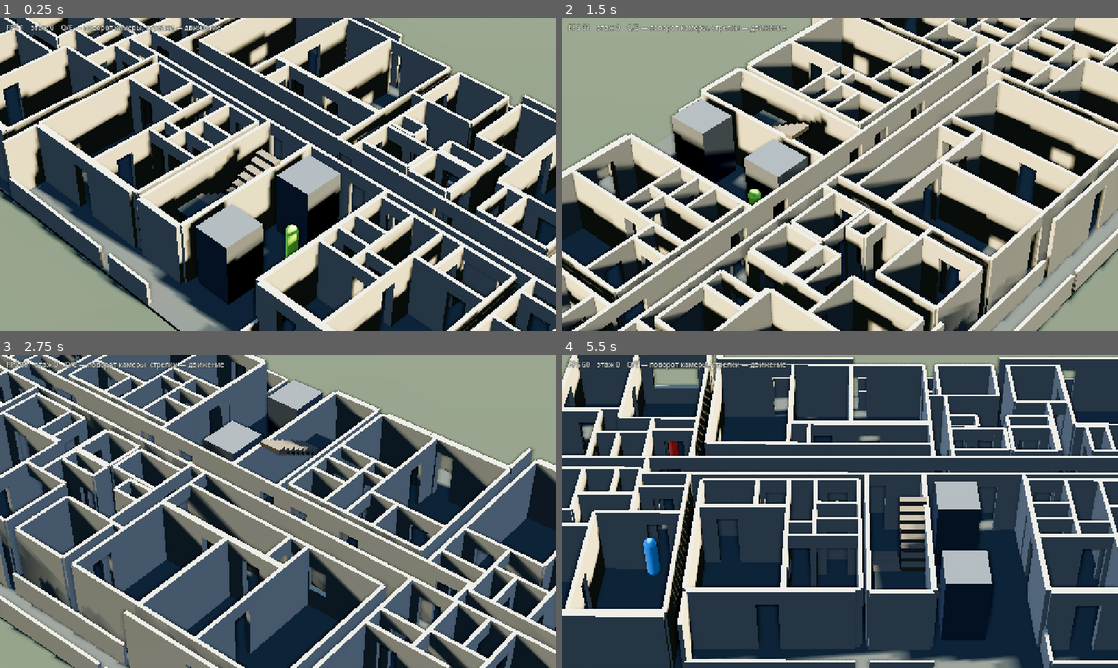
Above: before the commit, frames 1-4 (two rows, left to right).
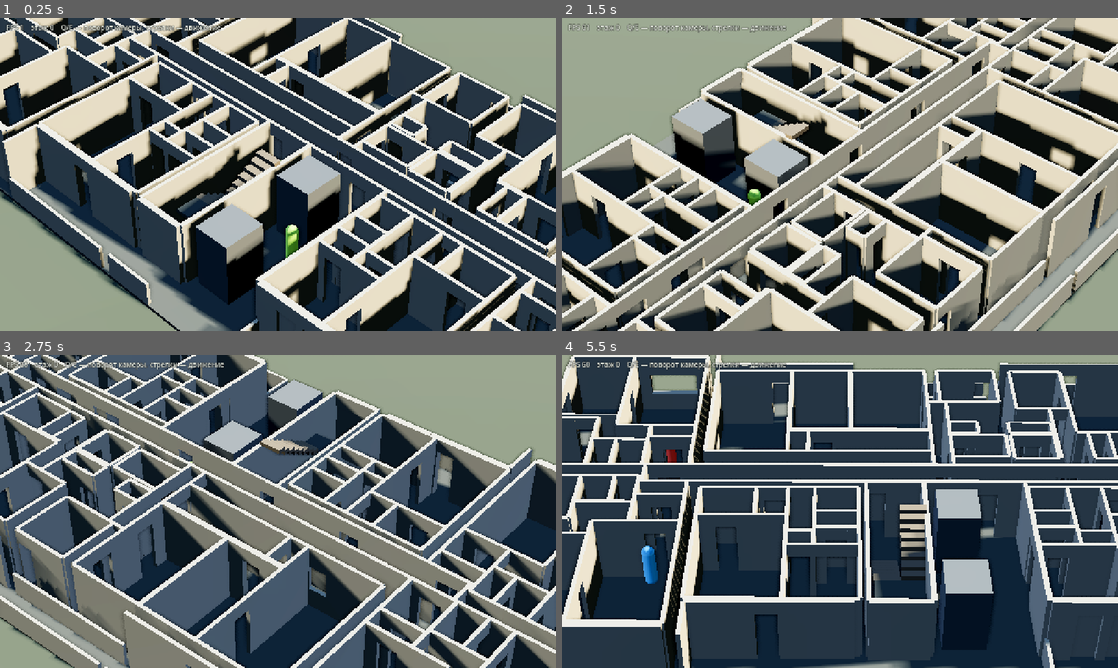
Above: after the commit, the same moments.

Repository: SashkoSoft/Godot_skilled
Game: Godot game, scene res://main.tscn
The game is run twice, just before and just after one commit, with the same random seed, the same clock (stepped at 60 frames per second) and the same inputs.
Inputs:
- Up to frame 1 (0.25 s): no input
- Up to frame 2 (1.5 s): hold Right (ui_right) 0.53-1.28 s; hold Q 0.53-1.28 s; hold Down (ui_down) from 1.28 s (still down); tap E at 1.35 s
- Up to frame 3 (2.75 s): release Down (ui_down) at 2.03 s; hold Right (ui_right) from 2.03 s (still down); hold Q from 2.03 s (still down)
- Up to frame 4 (5.5 s): release Right (ui_right) at 2.78 s; release Q at 2.78 s; hold Up (ui_up) 2.78-3.53 s; tap E at 2.85, 4.35 s; hold Q 3.53-4.28 s; hold Left (ui_left) 3.53-5.03 s; hold Down (ui_down) from 5.03 s (still down); hold Q from 5.03 s (still down)

The runs differ from the first frame. In frame 1, 1.9% of the frame differs, in the area x 33-98%, y 10-100%; in frame 2, 2.0%; in frame 3, 1.0%; in frame 4, 28%, in the area x 0-100%, y 0-100%.

Commit message:
Планы квартир как второй источник чтения проёмов + две ошибки правил
С сайта БТИ доложены планы отдельных квартир (58-74 px/м против 24 на
поэтажном). tools/build_plan.py теперь читает по нескольким источникам:
где план квартиры покрывает участок стены — читаем по нему, иначе по общему.
Стен со снятыми проёмами 239 из 259 против 234.

Две настоящие ошибки, которые это вскрыло:
- с чертежа читалась «дверь» из санузла кв 44 прямо в общий коридор, 58 см.
  Из-за неё автоматика считала, что вход у квартиры есть, и настоящую дверь
  не резала. Теперь из мест общего пользования можно войти только в прихожую;
- отсев лишних проёмов проверял лишь общую проходимость и выбрасывал дверь,
  без которой квартира оставалась без входа. Теперь он смотрит и по квартирам.

Проверки: помещений 76, без двери 0, недостижимо 0, квартир с проблемами
0 из 8, обход ботами 152 из 152, игрок проходит лестницу.

Diff:
--- a/game/main.gd
+++ b/game/main.gd
@@ -427,7 +427,9 @@
 		await get_tree().process_frame
 		_build_tower()
 		var bad: Array = await _reach_bad()
-		if bad.is_empty():
+		# Проём лишний, только если без него и дом проходим, И каждая квартира
+		# по-прежнему доступна изнутри: общая проходимость этого не ловит.
+		if bad.is_empty() and _flats_bad() == 0:
 			dropped += 1
 		else:
 			Tower.extra_doors[k] = saved
@@ -569,6 +571,38 @@
 			% [counted, no_door, unreached, tiny])
 
 
+## Сколько квартир сейчас с проблемами — без печати, для отсева.
+func _flats_bad() -> int:
+	var space := get_viewport().world_3d.direct_space_state
+	var g := ReachCheck.grid(space, _start_floor * Tower.FLOOR_H)
+	var nx: int = g["nx"]
+	var nz: int = g["nz"]
+	var seeds: Array[Vector2] = [
+		Vector2((Tower.STAIR_X0 + Tower.STAIR_X1) * 0.5, Tower.STAIR_Z0 + 0.8),
+		Vector2(-8.0, 0.15), Vector2(-4.0, 0.15), Vector2(4.0, 0.15),
+		Vector2(8.0, 0.15), Vector2(0.0, 0.15),
+	]
+	var bad := 0
+	for flat in 8:
+		var mask := ReachCheck.flat_mask([flat, 8], nx, nz)
+		var seen := ReachCheck.flood_masked(g, mask, seeds)
+		var got := false
+		var miss := false
+		for i in Tower.ROOMS.size():
+			if int(Tower.ROOMS[i][4]) != flat or int(Tower.ROOMS[i][5]) == Tower.SHF:
+				continue
+			var st := ReachCheck.share_in(g, seen, i)
+			if int(st[0]) < 6:
+				continue
+			if float(st[1]) / float(st[0]) >= 0.15:
+				got = true
+			else:
+				miss = true
+		if not got or miss:
+			bad += 1
+	return bad
+
+
 ## Строгая сверка по квартирам: волна пускается от лестничной клетки, но
 ## ходить разрешено только по местам общего пользования и по одной квартире.
 ## Так проверяется именно её вход и её внутренние двери, а не обход кругом.
--- a/game/plan_extra_doors.gd
+++ b/game/plan_extra_doors.gd
@@ -4,19 +4,17 @@
 ## Найдены физической проверкой: main.gd --fix-reach.
 
 const DOORS := {
+	"0|-2.45|0.70|3.00": [Vector3(-0.520, 0.900, 0.0)],
 	"0|-2.50|3.20|5.00": [Vector3(0.000, 0.900, 0.0)],
 	"0|-2.65|3.20|5.00": [Vector3(0.000, 0.900, 0.0)],
-	"0|-2.80|-5.20|-0.10": [Vector3(-0.000, 0.900, 0.0)],
-	"0|-2.90|-3.45|-0.10": [Vector3(-0.875, 0.900, 0.0)],
-	"0|4.50|5.00|6.35": [Vector3(-0.042, 0.900, 0.0)],
-	"0|7.40|3.45|6.35": [Vector3(-0.000, 0.900, 0.0)],
-	"0|7.55|3.50|9.50": [Vector3(-1.600, 0.900, 0.0)],
+	"0|0.70|3.40|10.05": [Vector3(0.000, 1.600, 0.0)],
+	"0|1.10|6.35|7.30": [Vector3(0.000, 0.950, 0.0)],
+	"0|7.40|6.35|9.50": [Vector3(0.000, 1.600, 0.0)],
+	"0|7.55|3.50|9.50": [Vector3(0.000, 1.600, 0.0), Vector3(1.384, 0.900, 0.0), Vector3(-1.600, 0.900, 0.0)],
 	"1|-0.10|-7.50|-4.95": [Vector3(-0.000, 0.900, 0.0)],
 	"1|-16.15|-8.75|-3.95": [Vector3(0.450, 1.600, 0.0)],
 	"1|-16.20|-8.05|-3.75": [Vector3(0.000, 1.600, 0.0)],
 	"1|0.45|-7.50|-4.95": [Vector3(-0.000, 0.900, 0.0)],
-	"1|3.40|0.70|7.50": [Vector3(0.000, 1.600, 0.0), Vector3(-1.075, 0.950, 0.0)],
+	"1|3.40|0.70|7.50": [Vector3(0.000, 1.600, 0.0)],
 	"1|3.45|3.50|4.50": [Vector3(0.000, 0.800, 0.0)],
-	"1|6.35|3.70|4.50": [Vector3(0.000, 0.800, 0.0)],
-	"1|7.30|1.10|2.75": [Vector3(0.000, 0.900, 0.0)],
 }
--- a/game/plan_walls.gd
+++ b/game/plan_walls.gd
@@ -21,8 +21,8 @@
 	[0,  -8.05,  16.20,  17.90, 28, -1, 2, [], 1],
 	[0,  -7.50,  -9.40,  -6.05, 8, 10, 0, [], 1],
 	[0,  -7.50,  -6.05,  -3.45, 8, 11, 0, [], 1],
-	[0,  -7.50,  -3.45,  -0.10, 9, 12, 0, [Vector3(-1.279, 0.585, 0.0)], 1],
-	[0,  -7.50,   0.45,   3.00, 9, 15, 0, [], 1],
+	[0,  -7.50,  -3.45,  -0.10, 9, 12, 0, [], 1],
+	[0,  -7.50,   0.45,   3.00, 9, 15, 0, [Vector3(0.990, 0.568, 0.0)], 1],
 	[0,  -7.45,   3.70,   5.95, 19, 20, 0, [], 1],
 	[0,  -4.95,  -0.10,   0.45, 18, -1, 0, [], 0],
 	[0,  -4.95,   0.45,   0.70, 15, 18, 0, [], 0],
@@ -37,7 +37,7 @@
 	[0,  -3.75,  14.20,  16.20, 29, 31, 0, [], 1],
 	[0,  -3.75,  16.20,  17.30, 28, 31, 0, [], 0],
 	[0,  -3.75,  17.30,  17.90, 28, -1, 2, [], 1],
-	[0,  -3.45,   0.70,   1.90, 16, -1, 0, [Vector3(-0.292, 0.585, 0.0)], 1],
+	[0,  -3.45,   0.70,   1.90, 16, -1, 0, [Vector3(-0.301, 0.585, 0.0)], 1],
 	[0,  -3.40,   3.20,   5.00, 23, -1, 0, [Vector3(-0.439, 0.752, 1.0)], 1],
 	[0,  -3.20, -13.30, -11.85, 2, -1, 0, [], 1],
 	[0,  -3.20, -11.85,  -9.95, 2, 6, 0, [], 1],
@@ -54,7 +54,7 @@
 	[0,  -2.65,   6.00,   6.45, 21, 26, 0, [], 1],
 	[0,  -2.65,   6.45,   7.30, 21, 25, 0, [], 1],
 	[0,  -2.50,   3.20,   5.00, 23, 24, 0, [], 1],
-	[0,  -2.45,   0.70,   3.00, 16, 17, 0, [Vector3(-0.251, 1.796, 0.0)], 1],
+	[0,  -2.45,   0.70,   3.00, 16, 17, 0, [], 1],
 	[0,  -2.35, -11.85,  -9.95, 6, 7, 0, [], 0],
 	[0,  -2.35,   9.90,  11.95, 34, 35, 0, [], 0],
 	[0,  -2.15, -14.15, -13.15, 4, -1, 0, [], 1],
@@ -64,7 +64,7 @@
 	[0,  -1.35,  -9.40,  -6.05, 10, -1, 0, [Vector3(1.179, 0.794, 1.0)], 1],
 	[0,  -1.35,  -6.05,  -5.20, 13, -1, 0, [], 1],
 	[0,  -1.35,  -5.20,  -0.10, 14, -1, 0, [], 1],
-	[0,  -0.95,   0.70,   3.00, 17, 36, 0, [Vector3(0.355, 1.253, 1.0)], 1],
+	[0,  -0.95,   0.70,   3.00, 17, 36, 0, [Vector3(-0.818, 0.585, 0.0)], 1],
 	[0,  -0.85,   3.20,   5.00, 24, 36, 0, [Vector3(0.042, 1.128, 1.0)], 1],
 	[0,  -0.85,   6.45,   7.30, 25, 36, 0, [], 1],
 	[0,  -0.85,   7.30,   9.45, 22, 36, 0, [Vector3(0.042, 2.047, 0.0), Vector3(0.707, 0.710, 0.0)], 1],
@@ -210,14 +210,14 @@
 	[1,  -0.55,   0.70,   7.50, 73, 74, 0, [], 1],
 	[1,  -0.10,  -7.50,  -4.95, 12, 15, 0, [], 1],
 	[1,  -0.10,  -4.95,  -2.90, 12, 18, 0, [], 1],
-	[1,  -0.10,  -2.90,  -1.35, 14, 18, 0, [Vector3(-0.467, 1.450, 0.0)], 1],
+	[1,  -0.10,  -2.90,  -1.35, 14, 18, 0, [], 1],
 	[1,  -0.10,  -1.35,  -0.40, 18, -1, 0, [Vector3(0.084, 0.794, 0.0)], 1],
 	[1,   0.45,  -7.50,  -4.95, 12, 15, 0, [], 1],
-	[1,   0.70,  -4.95,  -3.45, 18, -1, 0, [], 0],
-	[1,   0.70,  -3.45,  -2.65, 18, 16, 0, [], 0],
-	[1,   0.70,  -2.65,  -2.45, 18, -1, 0, [], 0],
-	[1,   0.70,  -2.45,  -0.95, 18, 17, 0, [], 0],
-	[1,   0.70,  -0.95,  -0.40, 18, -1, 0, [], 0],
+	[1,   0.70,  -4.95,  -3.45, 18, -1, 0, [], 1],
+	[1,   0.70,  -3.45,  -2.65, 18, 16, 0, [], 1],
+	[1,   0.70,  -2.65,  -2.45, 18, -1, 0, [], 1],
+	[1,   0.70,  -2.45,  -0.95, 18, 17, 0, [], 1],
+	[1,   0.70,  -0.95,  -0.40, 18, -1, 0, [], 1],
 	[1,   1.90,  -3.45,  -2.65, 16, -1, 0, [Vector3(0.042, 0.710, 0.0)], 1],
 	[1,   3.00,  -7.50,  -4.95, 15, 20, 0, [], 1],
 	[1,   3.00,  -2.45,  -0.95, 17, 24, 0, [], 1],
--- a/game/tower.gd
+++ b/game/tower.gd
@@ -332,7 +332,16 @@
 		return false
 	var fa := int(ROOMS[a][4])
 	var fb := int(ROOMS[b][4])
-	return fa == fb or fa == 8 or fb == 8
+	if fa == fb:
+		return true
+	if fa != 8 and fb != 8:
+		return false
+	# из мест общего пользования входят в прихожую, а не в комнату или санузел
+	var ka := int(ROOMS[a][5])
+	var kb := int(ROOMS[b][5])
+	var hall_a := ka == HAL or ka == COR
+	var hall_b := kb == HAL or kb == COR
+	return hall_a and hall_b
 
 
 ## Что за проём между двумя помещениями: -1 глухая стена, 0 дверь, 1 окно.
Not shown, changed: game/plan_extra_doors.gd.uid
Not shown, changed: docs/plan_labeled.png
Not shown, changed: tools/build_plan.py
